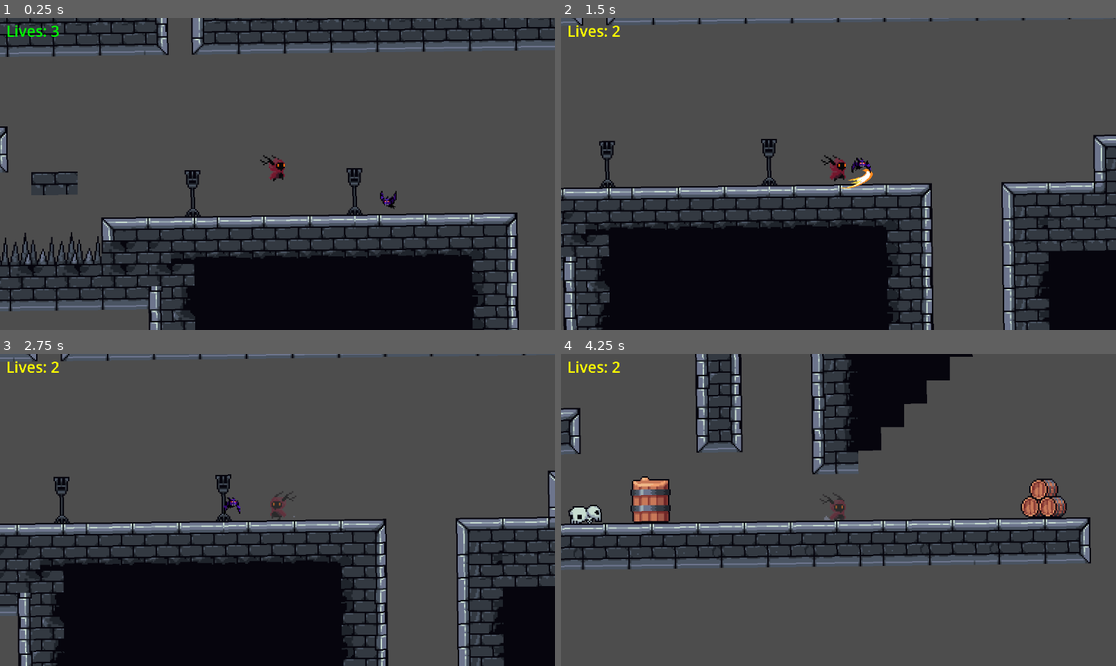
Above: before the commit, frames 1-4 (two rows, left to right).
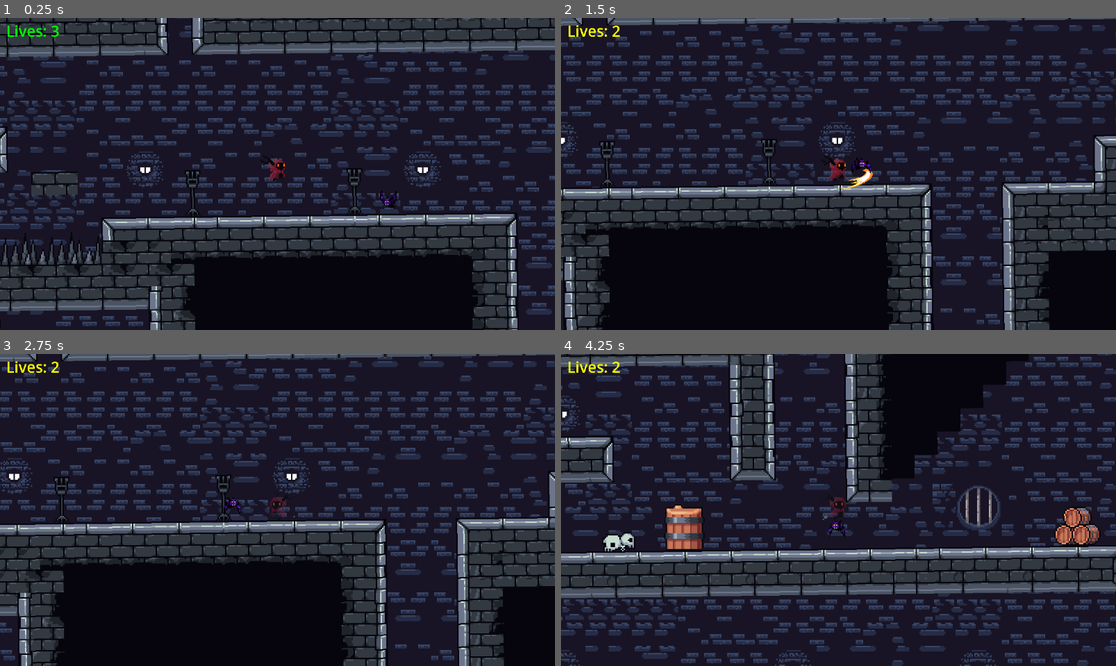
Above: after the commit, the same moments.

Repository: SinaEhsanzadeh/BugsBuzzy
Game: Godot game, scene res://Scenes/Main.tscn
The game is run twice, just before and just after one commit, with the same random seed, the same clock (stepped at 60 frames per second) and the same inputs.
Inputs:
- Up to frame 1 (0.25 s): no input
- Up to frame 2 (1.5 s): hold Right (ui_right) from 0.53 s (still down); tap Space (attack) at 0.6, 1.35 s; tap Up (ui_up) at 0.77 s
- Up to frame 3 (2.75 s): tap Up (ui_up) at 1.52 s; release Right (ui_right) at 2.03 s; hold Left (ui_left) from 2.03 s (still down); tap Space (attack) at 2.1 s
- Up to frame 4 (4.25 s): release Left (ui_left) at 2.78 s; hold Right (ui_right) from 2.78 s (still down); tap Space (attack) at 2.85, 3.6 s; tap Up (ui_up) at 3.02, 3.77 s

The runs differ from the first frame. In frame 1, 53% of the frame differs, in the area x 0-100%, y 0-100%; in frame 2, 53%; in frame 3, 54%; in frame 4, 86%.

Commit message:
add enemy

Diff:
--- a/bugs-buzzy/Scenes/Main.tscn
+++ b/bugs-buzzy/Scenes/Main.tscn
@@ -1224,7 +1224,6 @@
 script = ExtResource("8_grg3l")
 
 [node name="back-ground" type="TileMapLayer" parent="."]
-visible = false
 position = Vector2(73.0665, 80.02047)
 scale = Vector2(0.99999994, 0.99999994)
 tile_map_data = PackedByteArray("AAAzABYABgALAAUAAAAzABcABgALAAYAAAAzABgABgALAAcAAAA0ABYABgAMAAUAAAA0ABcABgAMAAYAAAA0AB …(134512 unchanged characters)…
@@ -1256,3 +1255,36 @@
 
 [node name="Enemy" parent="." instance=ExtResource("9_vy5pj")]
 position = Vector2(197, 66)
+
+[node name="Enemy2" parent="." instance=ExtResource("9_vy5pj")]
+position = Vector2(456, -99)
+
+[node name="Enemy3" parent="." instance=ExtResource("9_vy5pj")]
+position = Vector2(-114, -389)
+
+[node name="Enemy4" parent="." instance=ExtResource("9_vy5pj")]
+position = Vector2(369, 333)
+
+[node name="Enemy5" parent="." instance=ExtResource("9_vy5pj")]
+position = Vector2(207, 461)
+
+[node name="Enemy6" parent="." instance=ExtResource("9_vy5pj")]
+position = Vector2(617, -311)
+
+[node name="Enemy7" parent="." instance=ExtResource("9_vy5pj")]
+position = Vector2(923, -524)
+
+[node name="Enemy8" parent="." instance=ExtResource("9_vy5pj")]
+position = Vector2(1155, -733)
+
+[node name="Enemy9" parent="." instance=ExtResource("9_vy5pj")]
+position = Vector2(170, -560)
+
+[node name="Enemy10" parent="." instance=ExtResource("9_vy5pj")]
+position = Vector2(225, -310)
+
+[node name="Enemy11" parent="." instance=ExtResource("9_vy5pj")]
+position = Vector2(-77, 155)
+
+[node name="Enemy12" parent="." instance=ExtResource("9_vy5pj")]
+position = Vector2(447, 462)
--- a/bugs-buzzy/Scenes/menu.tscn
+++ b/bugs-buzzy/Scenes/menu.tscn
@@ -6,18 +6,21 @@
 script = ExtResource("1_1rerr")
 
 [node name="ColorRect" type="ColorRect" parent="."]
-anchors_preset = -1
+anchors_preset = 15
 anchor_right = 1.0
 anchor_bottom = 1.0
+color = Color(0.12591082, 0.12591085, 0.12591079, 0.563)
 
 [node name="VBoxContainer" type="VBoxContainer" parent="ColorRect"]
-layout_mode = 0
-offset_right = 1152.0
-offset_bottom = 648.0
+layout_mode = 1
+anchors_preset = 15
+anchor_right = 1.0
+anchor_bottom = 1.0
 
 [node name="Label" type="Label" parent="ColorRect/VBoxContainer"]
 layout_mode = 2
 text = "GAME OVER"
+horizontal_alignment = 1
 
 [node name="Try Again" type="Button" parent="ColorRect/VBoxContainer"]
 layout_mode = 2
